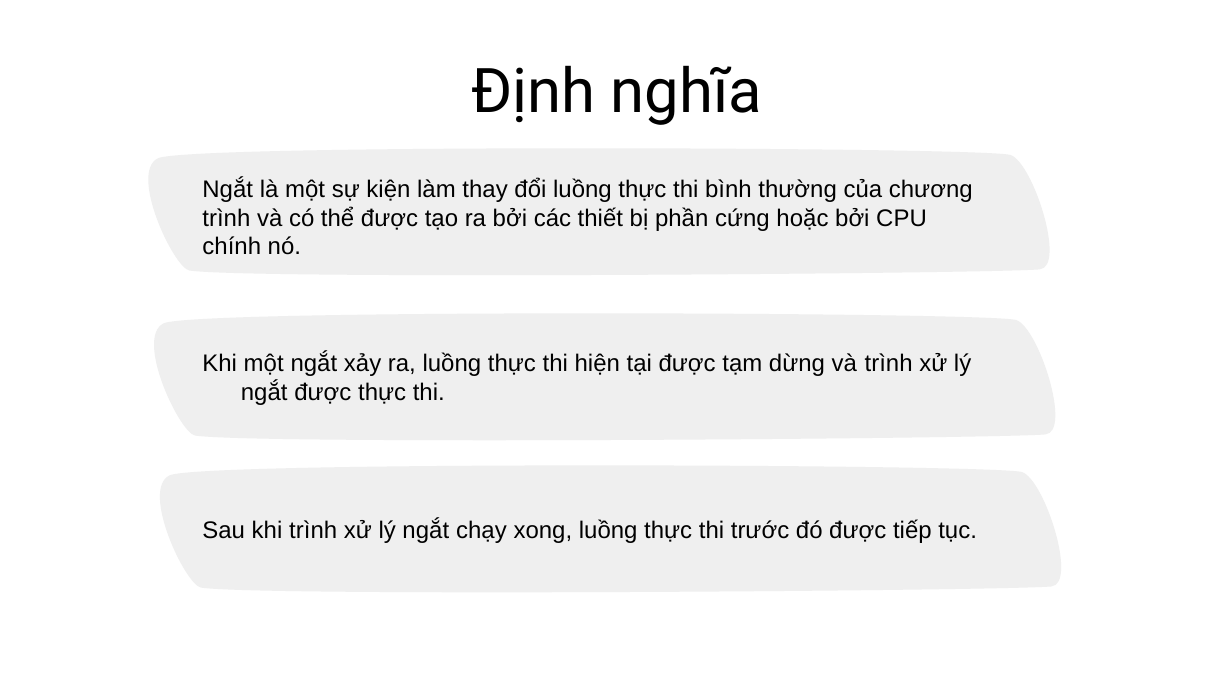
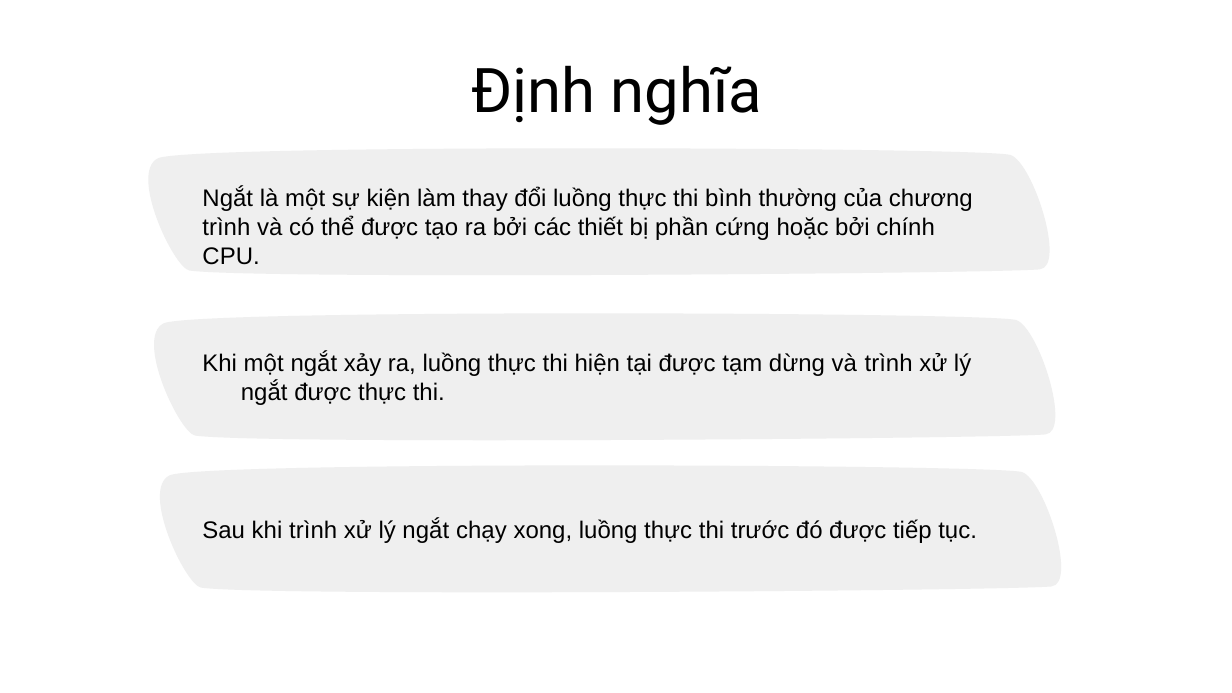
Before and after one commit to caoanhnguyen/Linux_Kernel, a slide deck: slide 22 of docs/Nhóm 3 Đề tài 24.pptx. Drawn at 1232x693 pixels with LibreOffice and Linux fonts; fonts in the diff are those of the drawing. Boxes give left, top, right and bottom in pixels: in the first picture for what was removed or moved away, otherwise in the second. Text is boxed around its words. In the diff, an @@ line names an element or a change of style, - is before the commit and + after.

Commit message:
Update slide

```diff
--- a/docs/Nhóm 3 Đề tài 24.pptx
+++ b/docs/Nhóm 3 Đề tài 24.pptx
@@ text at (x1=202, y1=187, x2=973, y2=240): text changed @@
-Ngắt là một sự kiện làm thay đổi luồng thực thi bình thường của chương trình và có thể được tạo ra bởi các thiết bị phần cứng hoặc bởi CPU chính nó.
+Ngắt là một sự kiện làm thay đổi luồng thực thi bình thường của chương trình và có thể được tạo ra bởi các thiết bị phần cứng hoặc bởi chính CPU.
```
Also in this commit, not shown: 4 other slides changed, 1 other file.
